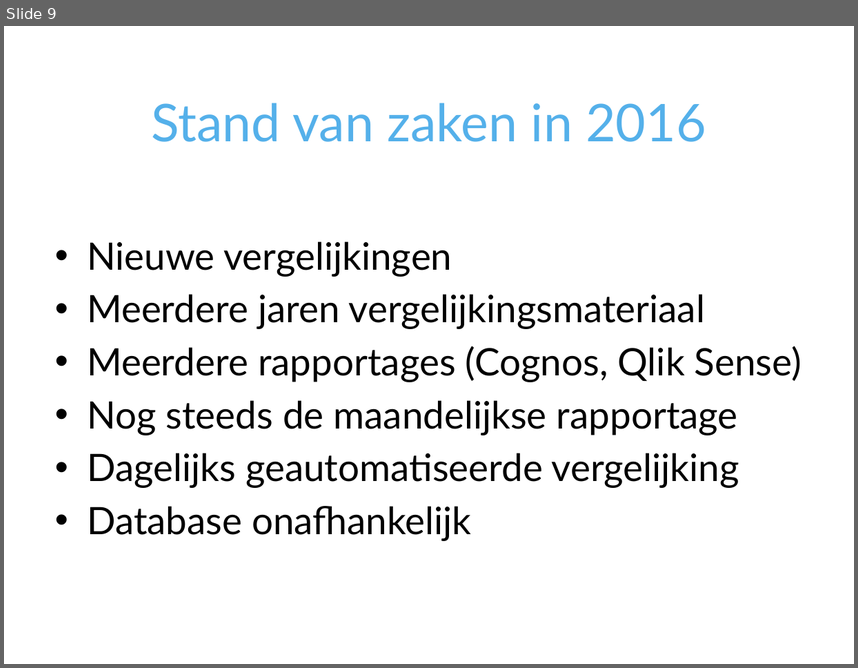
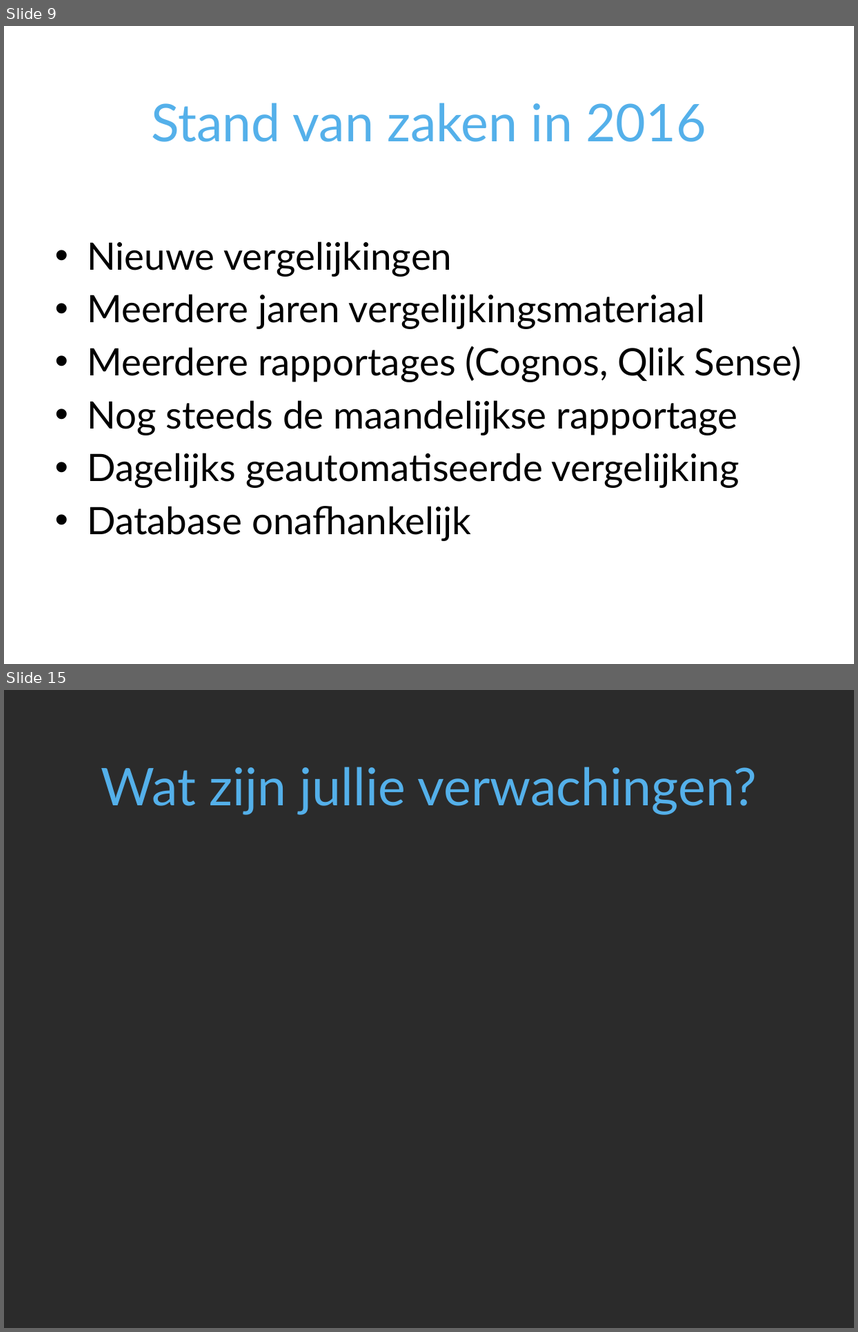
Before and after one commit to VNG-Realisatie/i-Spiegel, a slide deck: doc/GegevensVergelijker.pptx. Shown one above the other, each under a label of ours: slide 9 before the commit, slides 9 and 15 after it; the slides between them are not shown. The pictures are 858x668 and 858x1332 pixels, drawn with LibreOffice and Linux fonts; fonts in the diff are those of the drawing; background and template pictures are left out; a plain dark background stands for a picture behind light text. Boxes give left, top, right and bottom in pixels: in the first picture for what was removed or moved away, otherwise in the second. Text is boxed around its words. In the diff, an @@ line names an element or a change of style, - is before the commit and + after.

```diff
--- a/doc/GegevensVergelijker.pptx
+++ b/doc/GegevensVergelijker.pptx
@@ slide 15 added at bbox=[4, 690, 854, 1328], background picture (left out) @@
@@ title added at bbox=[101, 767, 757, 814], 44 pt, text #54B0EA @@
+Wat zijn jullie verwachingen?
```
Also in this commit, not shown: 1 slide changed, 5 other slides added.
